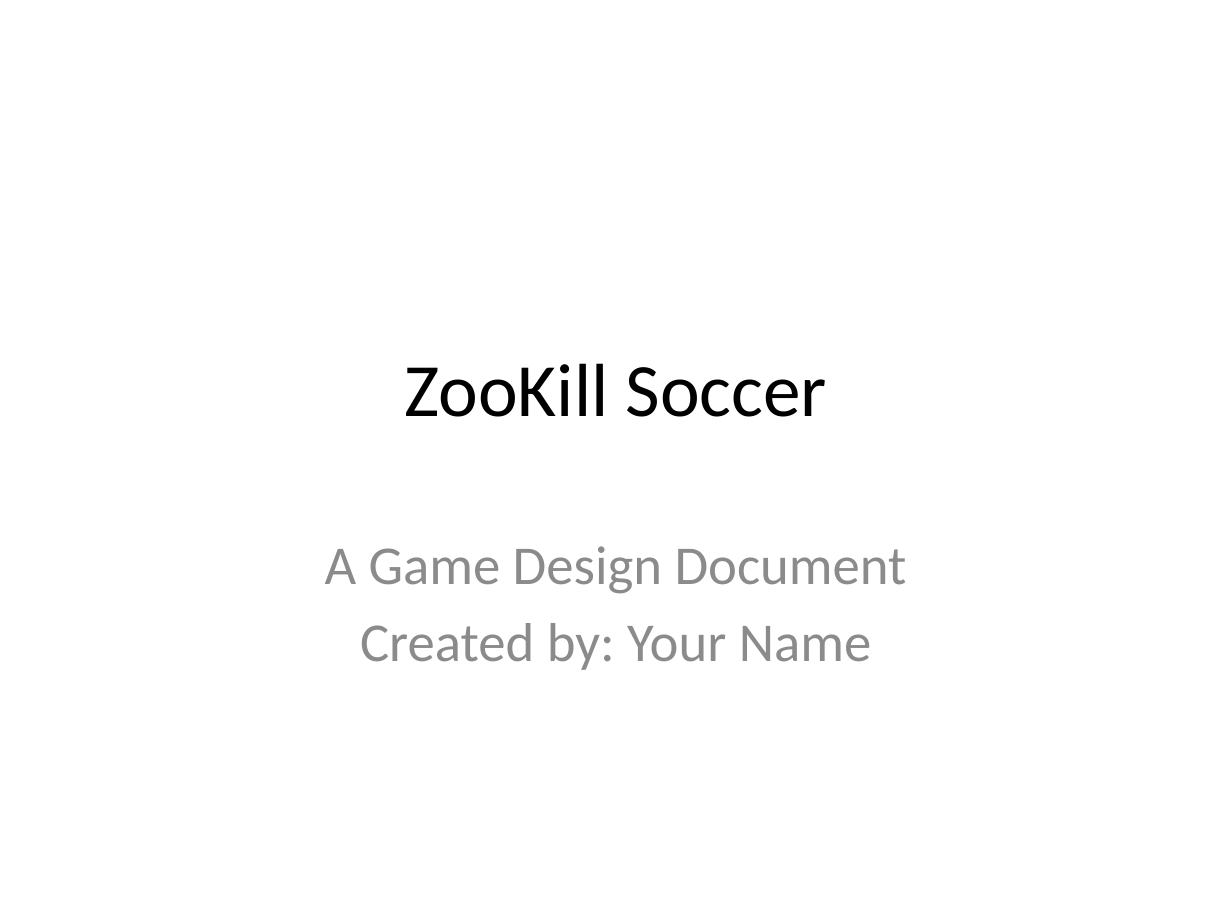
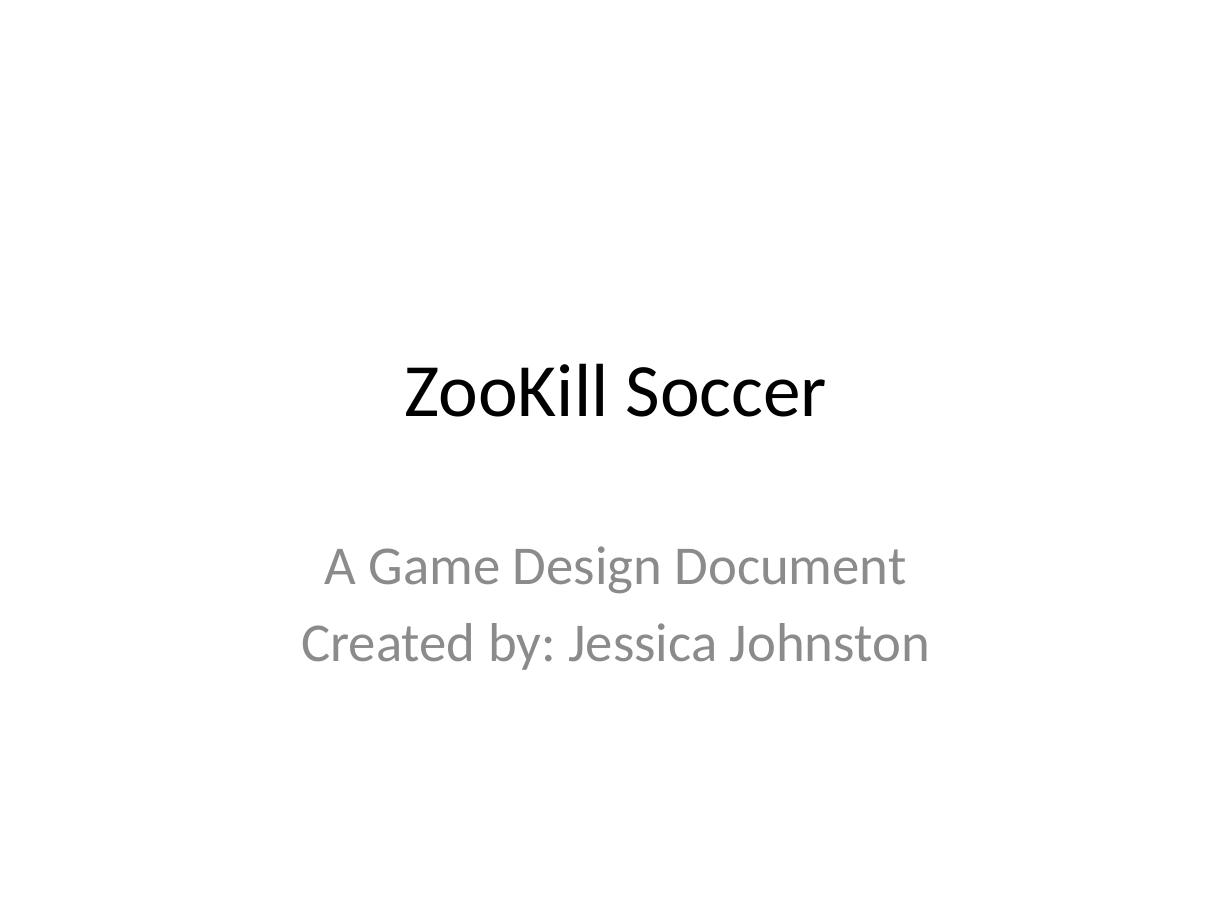
Before and after one commit to jayyyjay/ZooKillSoccer-fa16, a slide deck: slide 1 of assets/ZooKill Soccer Game Design Document.pptx. Drawn at 1232x924 pixels with LibreOffice and Linux fonts; fonts in the diff are those of the drawing. Boxes give left, top, right and bottom in pixels: in the first picture for what was removed or moved away, otherwise in the second. Text is boxed around its words. In the diff, an @@ line names an element or a change of style, - is before the commit and + after.

```diff
--- a/assets/ZooKill Soccer Game Design Document.pptx
+++ b/assets/ZooKill Soccer Game Design Document.pptx
@@ subtitle at [301, 623, 930, 670]: text changed @@
-Created by: Your Name
+Created by: Jessica Johnston
```
Also in this commit, not shown: 1 other slide changed, 16 other files.
